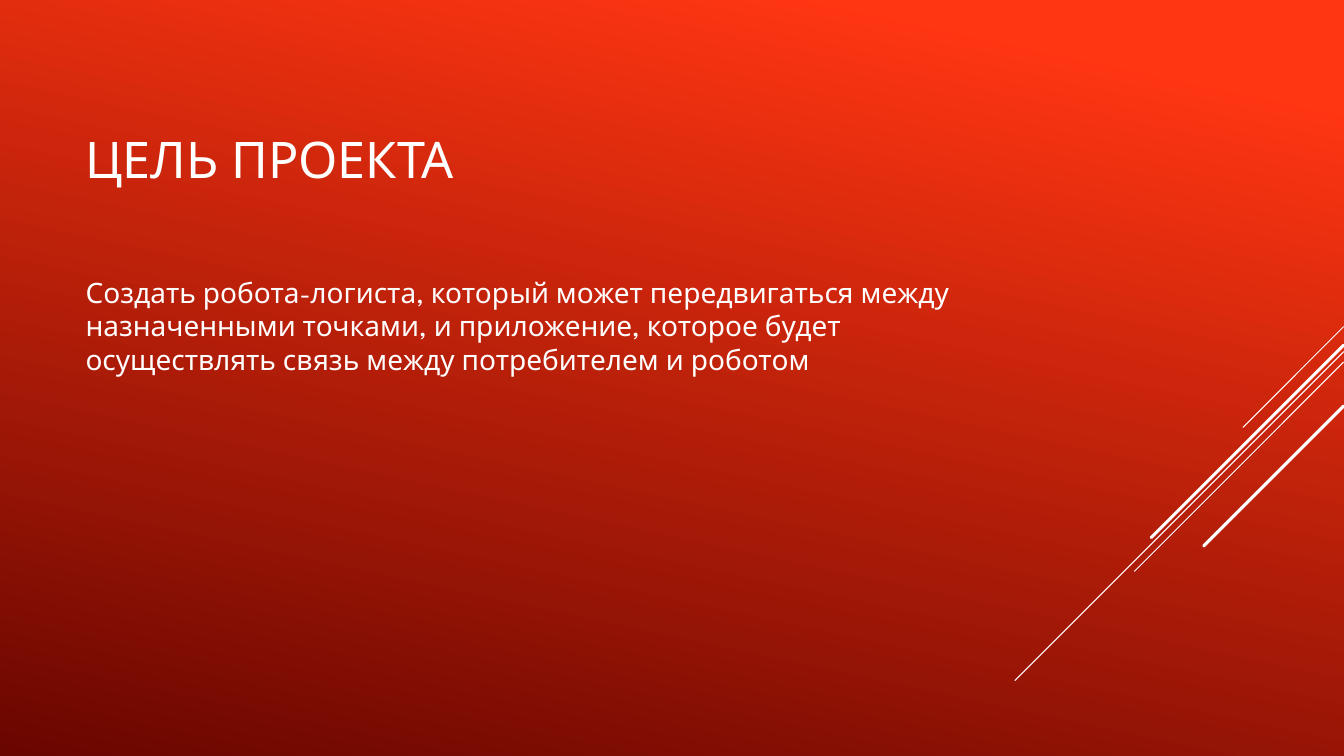
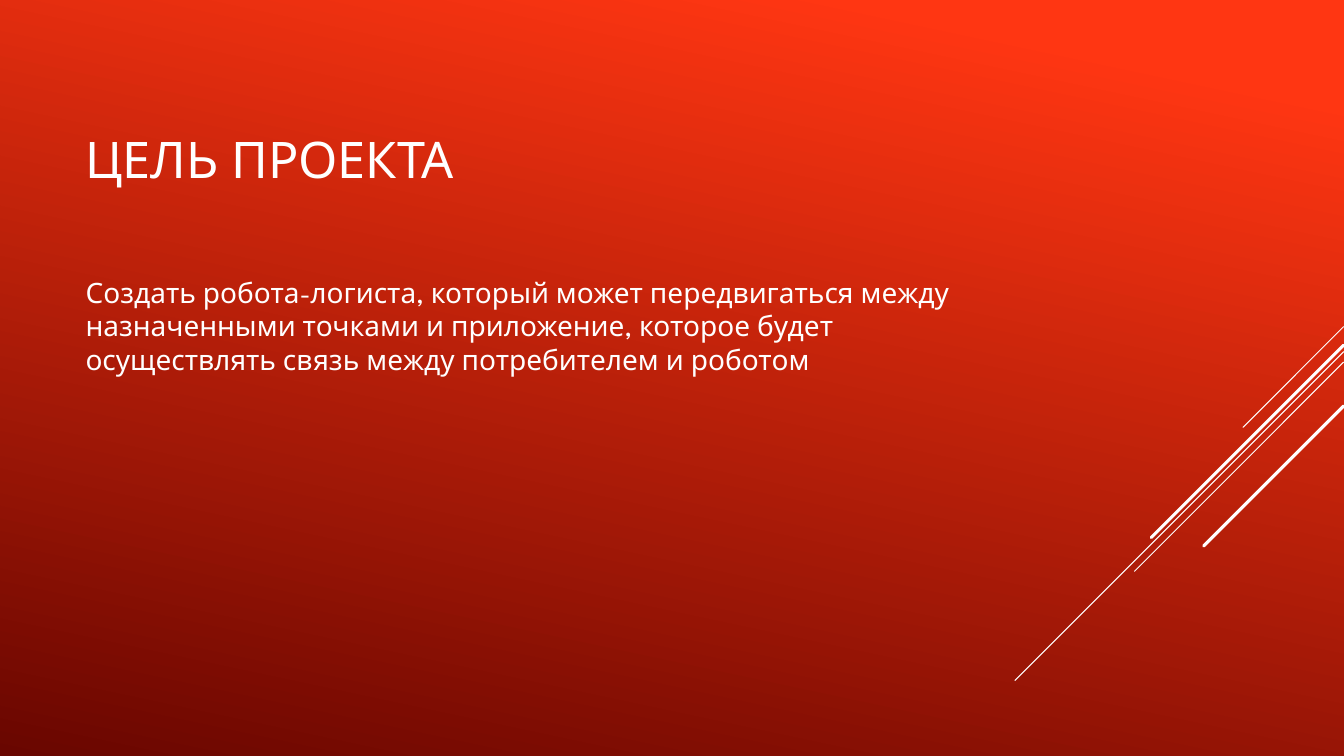
Before and after one commit to TransoChel/ProjectRobotLogistic, a slide deck: slide 2 of Проект «Робот-логист».pptx. Drawn at 1344x756 pixels with LibreOffice and Linux fonts; fonts in the diff are those of the drawing. Boxes give left, top, right and bottom in pixels: in the first picture for what was removed or moved away, otherwise in the second. Text is boxed around its words. In the diff, an @@ line names an element or a change of style, - is before the commit and + after.

```diff
--- a/Проект «Робот-логист».pptx
+++ b/Проект «Робот-логист».pptx
@@ text at [86,281,949,377]: text changed @@
-Создать робота-логиста, который может передвигаться между назначенными точками, и приложение, которое будет осуществлять связь между потребителем и роботом
+Создать робота-логиста, который может передвигаться между назначенными точками и приложение, которое будет осуществлять связь между потребителем и роботом
```
Also in this commit, not shown: 3 other slides changed, 1 slide added, 5 slides removed, 3 other files.
